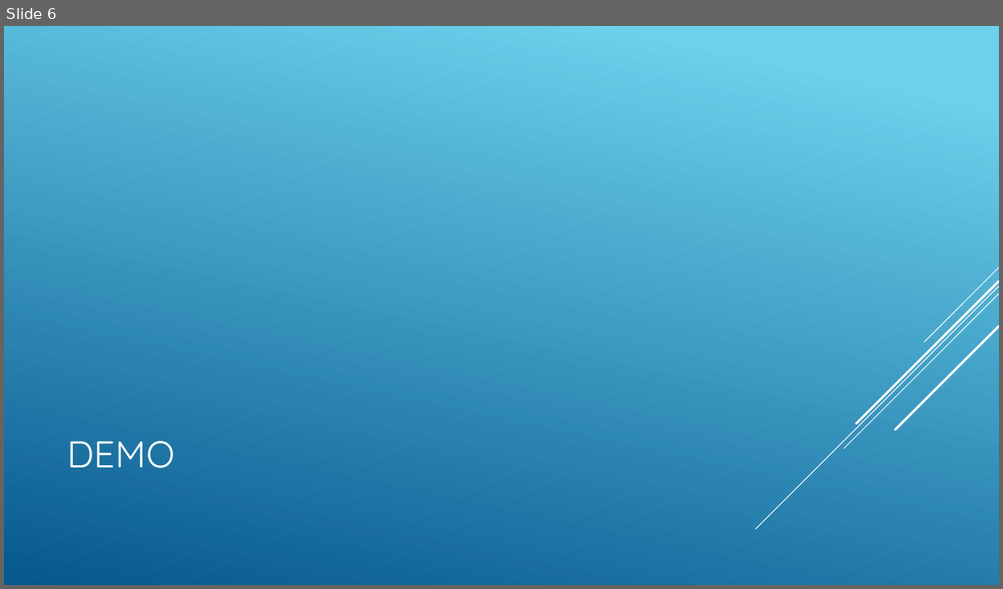
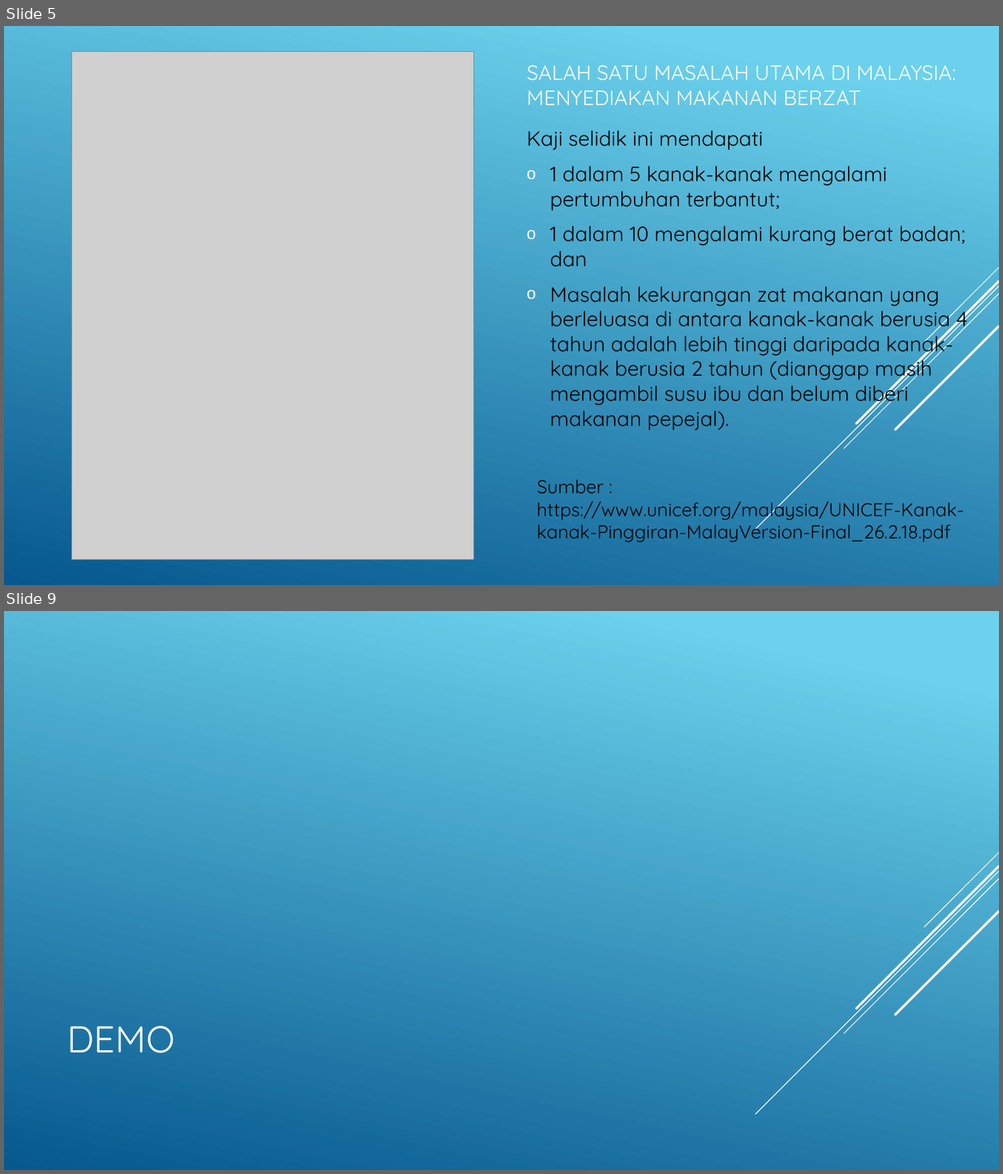
Before and after one commit to knazran/asoh, a slide deck: Design_Draft.pptx. Shown one above the other, each under a label of ours: slide 6 before the commit, slides 5 and 9 after it; the slides between them are not shown. The pictures are 1003x589 and 1003x1174 pixels, drawn with LibreOffice and Linux fonts; fonts in the diff are those of the drawing; grey boxes stand for pictures. Boxes give left, top, right and bottom in pixels: in the first picture for what was removed or moved away, otherwise in the second. Text is boxed around its words. In the diff, an @@ line names an element or a change of style, - is before the commit and + after.

```diff
--- a/Design_Draft.pptx
+++ b/Design_Draft.pptx
@@ slide 5 added at <box>4,26,999,585</box>, background gradient #6ED2EB to #06588E; not listed: 5 template elements that a slide beside it also shows @@
@@ picture added at <box>72,51,474,560</box> @@
@@ title added at <box>526,65,956,105</box>, 20 pt, text #FFFFFF @@
+SALAH SATU MASALAH UTAMA DI MALAYSIA: MENYEDIAKAN MAKANAN BERZAT
@@ text added at <box>526,130,967,431</box>, 20 pt, text #000000 @@
+Kaji selidik ini mendapati
+o 1 dalam 5 kanak-kanak mengalami pertumbuhan terbantut;
+o 1 dalam 10 mengalami kurang berat badan; dan
+o Masalah kekurangan zat makanan yang berleluasa di antara kanak-kanak berusia 4 tahun adalah lebih tinggi daripada kanak-kanak berusia 2 tahun (dianggap masih mengambil susu ibu dan belum diberi makanan pepejal).
@@ text added at <box>537,480,603,494</box>, 18 pt, text #000000 @@
+Sumber :
@@ text added at <box>537,497,964,543</box>, 18 pt, text #000000 @@
+https://www.unicef.org/malaysia/UNICEF-Kanak-kanak-Pinggiran-MalayVersion-Final_26.2.18.pdf
@@ what was slide 6 is now slide 9 @@
```
Also in this commit, not shown: 2 slides changed, 4 other slides added.
